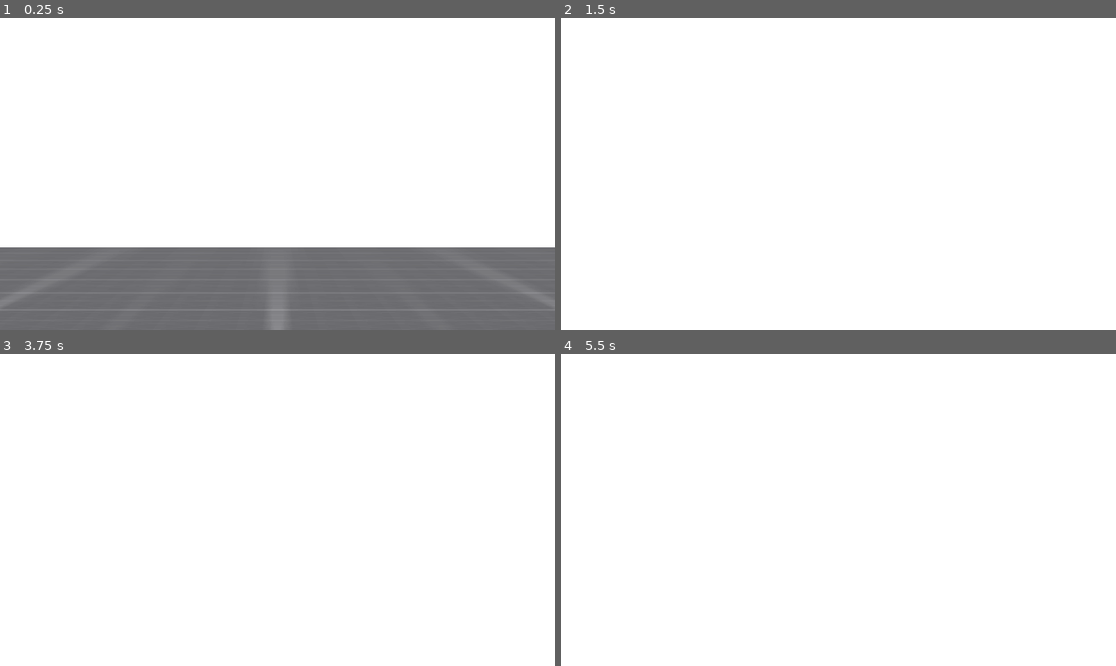
Above: before the commit, frames 1-4 (two rows, left to right).
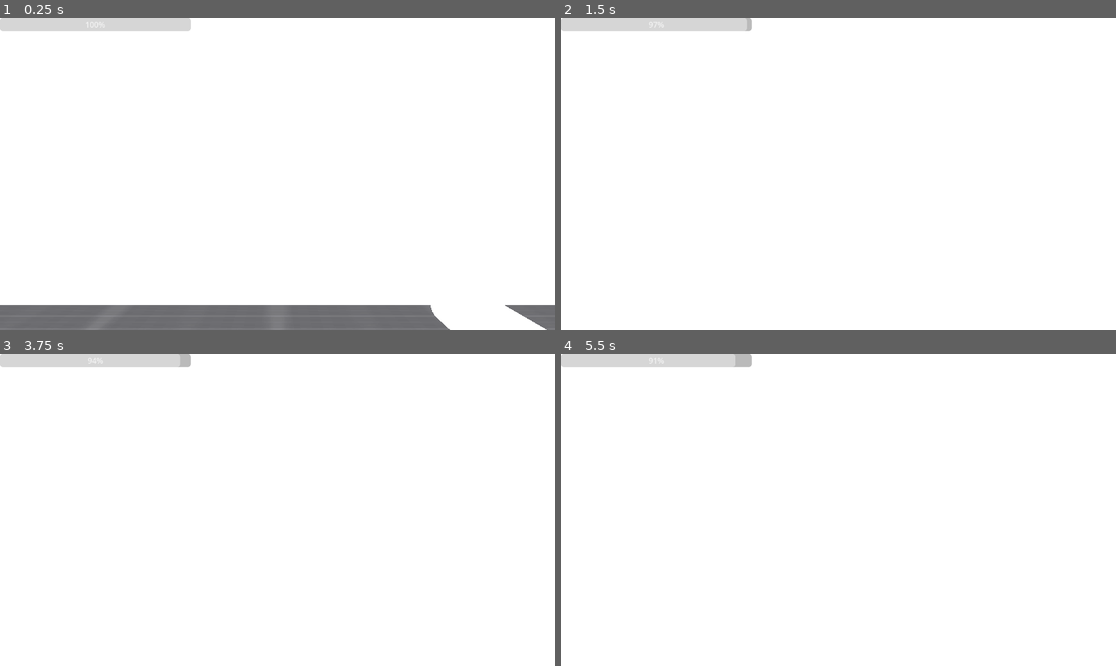
Above: after the commit, the same moments.

Repository: lethalgem/godot-wild-jam-81
Game: Godot game, scene res://scenes/movement_test.tscn
Same seed, same stepped clock (60 frames per second), same inputs: the game is played once before the commit and once after it.
Inputs (mouse positions are in pixels of both pictures, inside the frame that each line leads up to):
- Up to frame 1 (0.25 s): no input
- Up to frame 2 (1.5 s): tap Enter at 0.5 s; move the mouse to (866, 174) at 0.52 s; hold N (night_vision) 0.53-1.28 s; hold W (move_forward) from 0.53 s (still down); tap Space at 1.25 s; move the mouse to (810, 174) at 1.27 s; tap N (night_vision) at 1.35 s
- Up to frame 3 (3.75 s): keep holding W (move_forward); tap Enter at 2, 3.5 s; move the mouse to (288, 503) at 2.02 s; hold N (night_vision) 2.03-2.78 s; tap Space at 2.75 s; move the mouse to (271, 516) at 2.77 s; tap N (night_vision) at 2.85 s; move the mouse to (316, 513) at 3.52 s; hold N (night_vision) from 3.53 s (still down)
- Up to frame 4 (5.5 s): keep holding W (move_forward); tap Space at 4.25 s; move the mouse to (794, 506) at 4.27 s; release N (night_vision) at 4.28 s; tap N (night_vision) at 4.35 s; move the mouse to (844, 510) at 5.02 s; hold N (night_vision) from 5.03 s (still down)

The runs differ from the first frame. In frame 1, 21% of the frame differs, in the area x 0-100%, y 0-100%; in frame 2, 1.4%; in frame 3, 1.4%; in frame 4, 1.4%.

Commit message:
Flash Light + Battery Life (#27)
* Flash Light + Battery Life

* Update to Flashlight Toggle

Diff:
--- a/scenes/player_3d.tscn
+++ b/scenes/player_3d.tscn
@@ -1,10 +1,17 @@
-[gd_scene load_steps=5 format=3 uid="uid://d26qs8etihkmt"]
+[gd_scene load_steps=7 format=3 uid="uid://d26qs8etihkmt"]
 
 [ext_resource type="Material" uid="uid://byhy7ewxgbvf7" path="res://materials/prototype_surface.tres" id="1_b6dr0"]
 [ext_resource type="Script" uid="uid://bbfkcny5a4dtv" path="res://scripts/player_3d.gd" id="1_k868f"]
 [ext_resource type="Script" uid="uid://bcjjtmlkltfm" path="res://scripts/player_cam.gd" id="2_3fu5i"]
 
 [sub_resource type="CapsuleShape3D" id="CapsuleShape3D_k868f"]
+
+[sub_resource type="CapsuleMesh" id="CapsuleMesh_2djwe"]
+
+[sub_resource type="CylinderMesh" id="CylinderMesh_4jfb6"]
+top_radius = 0.1
+bottom_radius = 0.1
+height = 0.4
 
 [node name="Player3D" type="CharacterBody3D" node_paths=PackedStringArray("player_cam")]
 script = ExtResource("1_k868f")
@@ -14,9 +21,33 @@
 transform = Transform3D(1, 0, 0, 0, 1, 0, 0, 0, 1, 0, 1, 0)
 shape = SubResource("CapsuleShape3D_k868f")
 
-[node name="PlayerCam" type="Camera3D" parent="."]
-transform = Transform3D(1, 0, 0, 0, 1, 0, 0, 0, 1, 0, 0.9, 0)
+[node name="MeshInstance3D" type="MeshInstance3D" parent="."]
+transform = Transform3D(1, 0, 0, 0, 1, 0, 0, 0, 1, 0, 1, 0)
+mesh = SubResource("CapsuleMesh_2djwe")
+
+[node name="PlayerCam" type="Camera3D" parent="." node_paths=PackedStringArray("flashlight", "battery_life")]
+transform = Transform3D(1, 0, 0, 0, 1, 0, 0, 0, 1, 0, 1.61224, 0)
 script = ExtResource("2_3fu5i")
+flashlight = NodePath("Flashlight/SpotLight3D")
+battery_life = NodePath("Flashlight/BatteryLife")
+
+[node name="Flashlight" type="MeshInstance3D" parent="PlayerCam"]
+transform = Transform3D(1.91069e-15, 4.37114e-08, 1, 1, -4.37114e-08, 0, 4.37114e-08, 1, -4.37114e-08, 0.770425, -0.560722, -0.693031)
+mesh = SubResource("CylinderMesh_4jfb6")
+skeleton = NodePath("../../MeshInstance3D")
+
+[node name="SpotLight3D" type="SpotLight3D" parent="PlayerCam/Flashlight"]
+transform = Transform3D(1, 0, 0, 0, -4.37114e-08, 1, 0, -1, -4.37114e-08, 0, 0, 0)
+light_color = Color(0.807843, 0.792157, 0.290196, 1)
+light_energy = 0.0
+spot_range = 6.66569
+spot_angle = 24.0204
+
+[node name="BatteryLife" type="ProgressBar" parent="PlayerCam/Flashlight"]
+offset_right = 396.0
+offset_bottom = 27.0
+max_value = 1000.0
+value = 1000.0
 
 [node name="CSGBox3D" type="CSGBox3D" parent="."]
 transform = Transform3D(50, 0, 0, 0, 1, 0, 0, 0, 50, 0, -0.5, 0)
--- a/scripts/player_cam.gd
+++ b/scripts/player_cam.gd
@@ -1,7 +1,17 @@
 class_name PlayerCam extends Camera3D
 
 @export var camera_rotation_sensitivity := 250
+@export var flashlight : SpotLight3D
+@export var battery_life : ProgressBar
 var camera_invert_on := false
+var flashlight_on := false:
+	set(new_value):
+		if new_value and battery_life.value > 0:
+			flashlight_on = true
+			flashlight.light_energy = 16
+		else:
+			flashlight_on = false
+			flashlight.light_energy = 0
 
 func _ready():
 	Input.set_mouse_mode(Input.MOUSE_MODE_CAPTURED)
@@ -21,3 +31,10 @@
 			Input.set_mouse_mode(Input.MOUSE_MODE_VISIBLE)
 		else:
 			Input.set_mouse_mode(Input.MOUSE_MODE_CAPTURED)
+
+	if event.is_action_pressed("night_vision"):
+		flashlight_on = !flashlight_on
+
+func _physics_process(delta) -> void:
+	if flashlight.light_energy == 16:
+		battery_life.value -= 0.5
